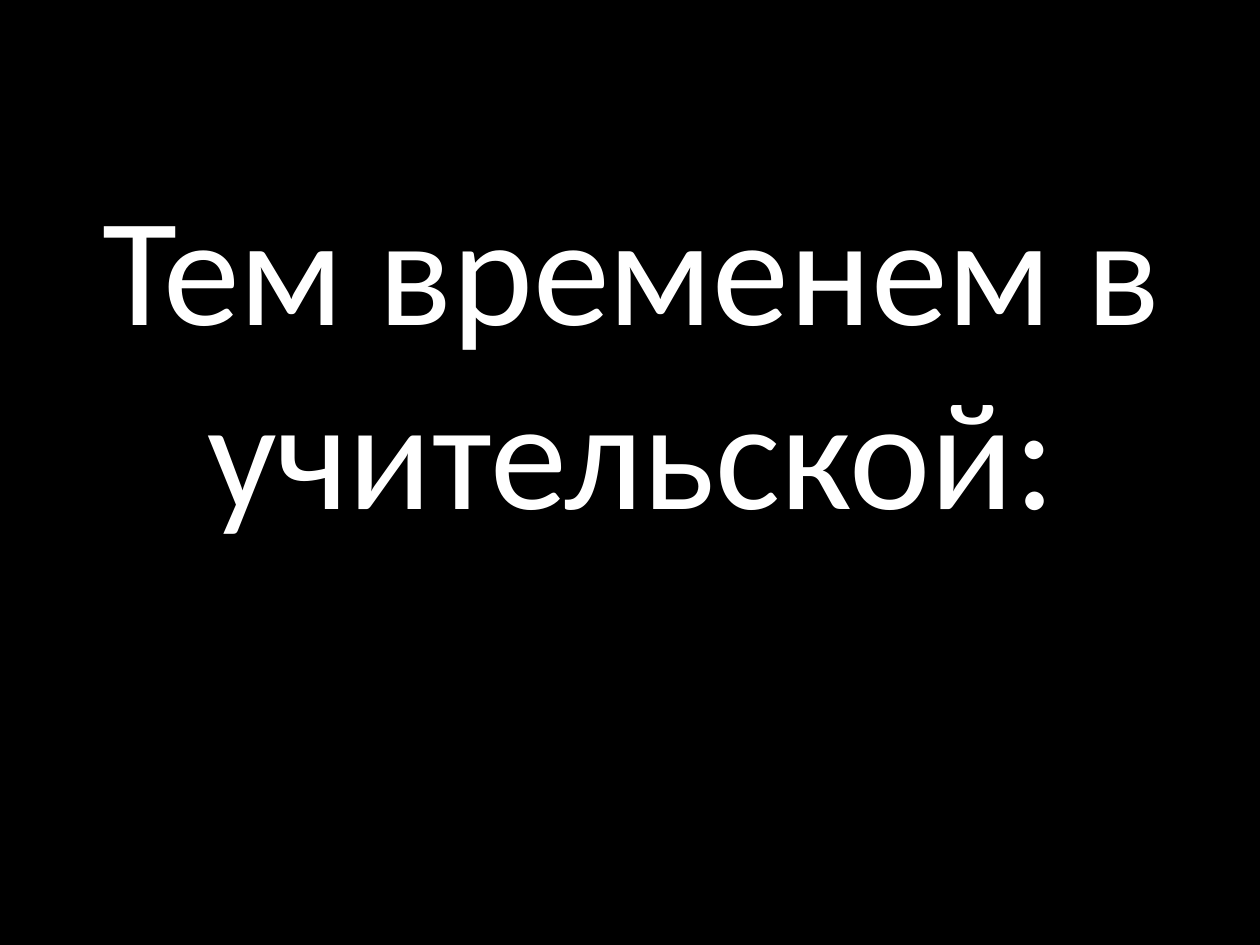
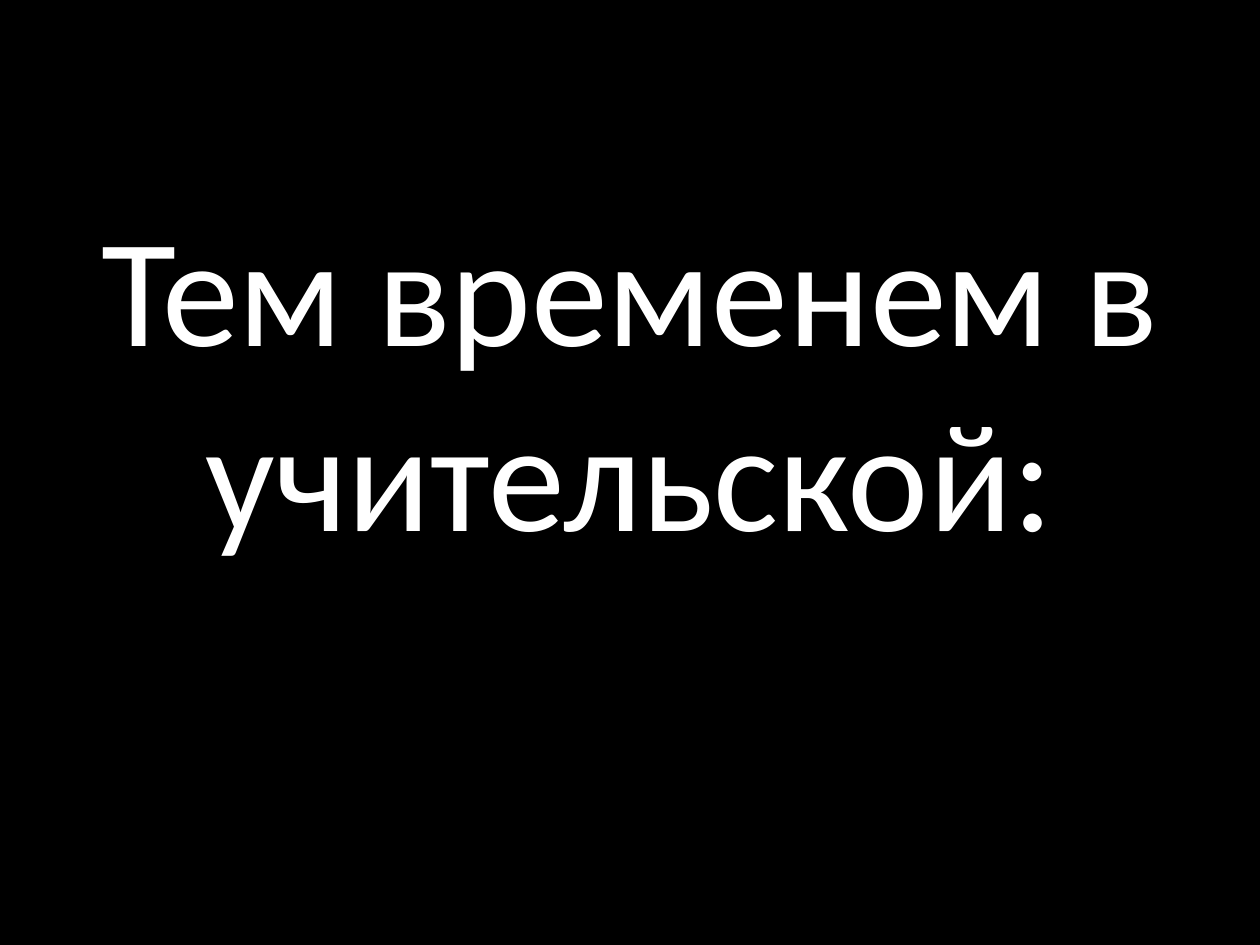
Before and after one commit to peatrovichandrey/kapustnic, a slide deck: slide 4 of kapustnic.pptx. Drawn at 1260x945 pixels with LibreOffice and Linux fonts; fonts in the diff are those of the drawing. Boxes give left, top, right and bottom in pixels: in the first picture for what was removed or moved away, otherwise in the second. Text is boxed around its words. In the diff, an @@ line names an element or a change of style, - is before the commit and + after.

```diff
--- a/kapustnic.pptx
+++ b/kapustnic.pptx
@@ text "Тем временем в учительской:": place and size @@
-text "Тем временем в учительской:" at (103, 226, 1160, 534)
+text "Тем временем в учительской:" at (101, 247, 1159, 556)
```
Also in this commit, not shown: 1 other slide changed, 6 slides added.
